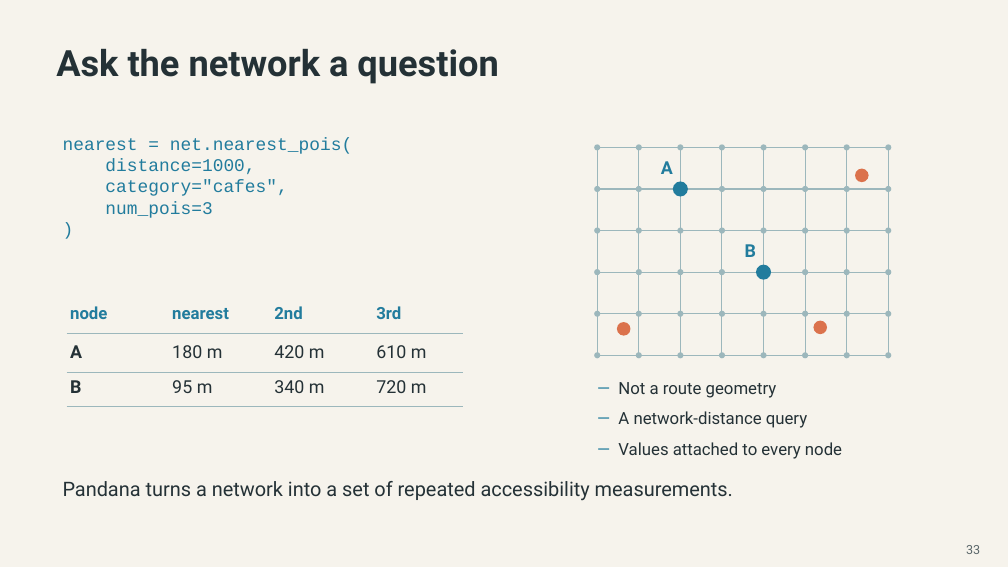
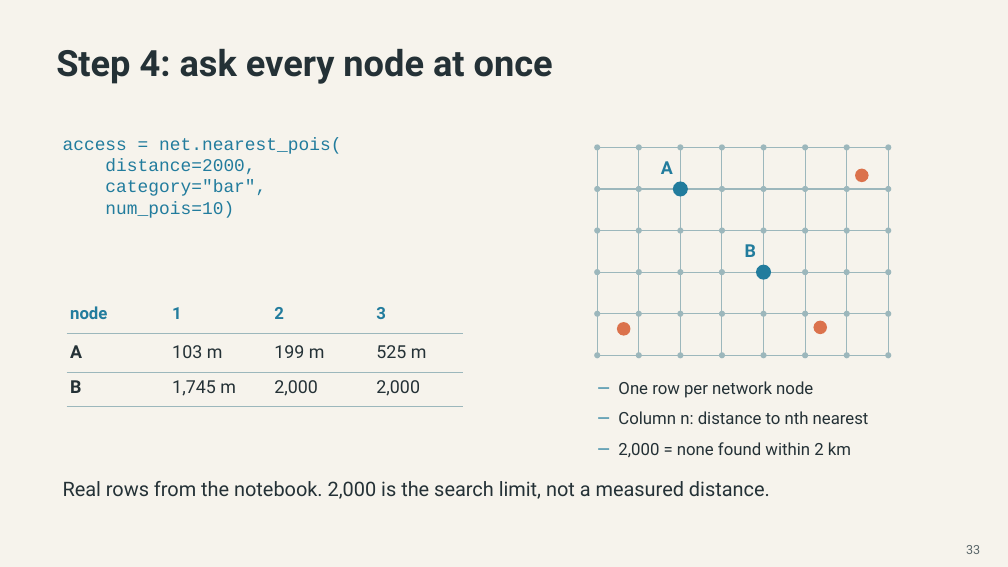
Before and after one commit to MUSA-Zhanchao/OSM-lecture, a slide deck: slide 31 of OSM_Pandana_Lecture-revised-final.pptx (slide 32 before the commit). Drawn at 1008x567 pixels with LibreOffice and Linux fonts; fonts in the diff are those of the drawing. Boxes give left, top, right and bottom in pixels: in the first picture for what was removed or moved away, otherwise in the second. Text is boxed around its words. In the diff, an @@ line names an element or a change of style, - is before the commit and + after.

```diff
--- a/OSM_Pandana_Lecture-revised-final.pptx
+++ b/OSM_Pandana_Lecture-revised-final.pptx
@@ text at (56, 49, 553, 84): text changed @@
-Ask the network a question
+Step 4: ask every node at once
@@ text at (63, 137, 341, 218): text changed @@
-nearest = net.nearest_pois(
-distance=1000,
-category="cafes",
-num_pois=3
-)
+access = net.nearest_pois(
+distance=2000,
+category="bar",
+num_pois=10)
@@ text at (172, 307, 182, 319): text changed @@
-nearest
+1
@@ text at (274, 307, 284, 319): text changed @@
-2nd
+2
@@ text at (376, 307, 386, 319): text changed @@
-3rd
+3
@@ text at (172, 345, 223, 358): text changed @@
-180 m
+103 m
@@ text at (274, 345, 325, 358): text changed @@
-420 m
+199 m
@@ text at (376, 345, 427, 358): text changed @@
-610 m
+525 m
@@ text at (172, 380, 236, 396): text changed @@
-95 m
+1,745 m
@@ text at (274, 380, 318, 396): text changed @@
-340 m
+2,000
@@ text at (376, 380, 420, 396): text changed @@
-720 m
+2,000
@@ text at (618, 381, 813, 398): text changed @@
-— Not a route geometry
+— One row per network node
@@ text at (618, 411, 869, 424): text changed @@
-— A network-distance query
+— Column n: distance to nth nearest
@@ text at (618, 442, 851, 457): text changed @@
-— Values attached to every node
+— 2,000 = none found within 2 km
@@ text at (63, 481, 770, 499): text changed @@
-Pandana turns a network into a set of repeated accessibility measurements.
+Real rows from the notebook. 2,000 is the search limit, not a measured distance.
```
Also in this commit, not shown: 4 other slides changed, 9 slides added, 9 slides removed, 1 other file.
